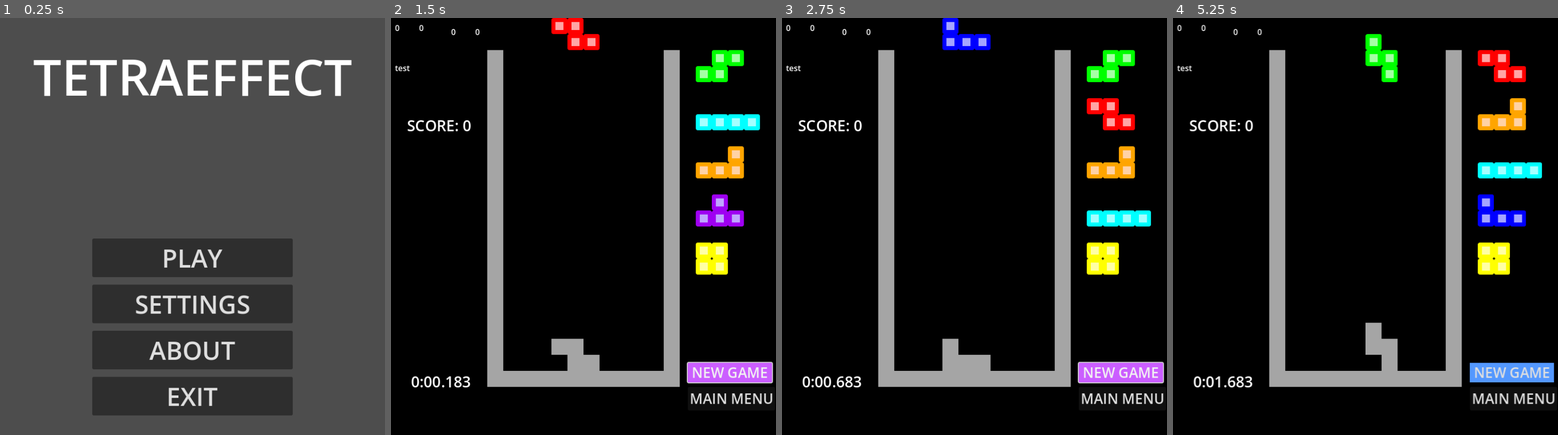
Above: before the commit, frames 1-4 (left to right).
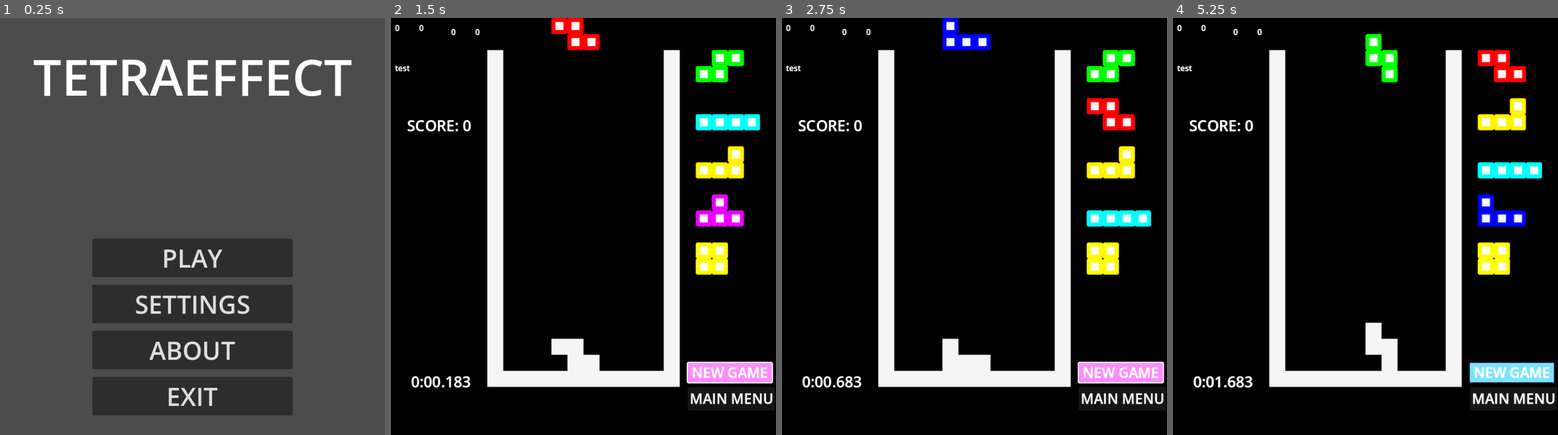
Above: after the commit, the same moments.

Repository: eltonchan1/tetris-elslies-version
Game: Godot game, scene res://tile_map.tscn
The game is run twice, just before and just after one commit, with the same random seed, the same clock (stepped at 60 frames per second) and the same inputs.
Inputs:
- Up to frame 1 (0.25 s): no input
- Up to frame 2 (1.5 s): click "PLAY" at 0.5 s; click "NEW GAME" at 1.25 s
- Up to frame 3 (2.75 s): click "NEW GAME" at 2 s
- Up to frame 4 (5.25 s): click "MAIN MENU" at 2.75 s; click "PLAY" at 3.5 s; tap Enter at 4.25 s; hold Right (right_move) 4.28-5.03 s; tap X (180_rotation) at 4.35 s; hold Left (left_move) from 5.03 s (still down); tap Z (ccw_rotation) at 5.1 s

The runs differ from the first frame. In frame 2, 13% of the frame differs, in the area x 1-100%, y 0-93%; in frame 3, 13%; in frame 4, 13%.

Commit message:
they still arent working kinda

Diff:
--- /dev/null
+++ b/glow.gdshader
@@ -0,0 +1,26 @@
+shader_type canvas_item;
+
+uniform sampler2D SCREEN_TEXTURE : hint_screen_texture, filter_linear_mipmap;
+uniform float trail_persistence : hint_range(0.9, 0.99) = 0.96;
+uniform float glow_strength : hint_range(0.0, 2.0) = 0.5;
+
+void fragment() {
+    vec3 col = texture(SCREEN_TEXTURE, SCREEN_UV).rgb;
+
+    // Apply trail fade
+    col *= trail_persistence;
+
+    // Simple glow
+    vec2 texel_size = 1.0 / vec2(textureSize(SCREEN_TEXTURE, 0));
+    vec3 glow = vec3(0.0);
+    for(float x = -1.0; x <= 1.0; x++) {
+        for(float y = -1.0; y <= 1.0; y++) {
+            glow += texture(SCREEN_TEXTURE, SCREEN_UV + vec2(x, y) * texel_size).rgb;
+        }
+    }
+    glow /= 9.0;
+
+    col += glow * glow_strength;
+
+    COLOR = vec4(col, 1.0);
+}
--- a/hallofmirrors.gdshader
+++ /dev/null
@@ -1,9 +0,0 @@
-shader_type canvas_item;
-
-uniform sampler2D SCREEN_TEXTURE : hint_screen_texture, filter_linear_mipmap;
-uniform float persistence : hint_range(0.9, 0.999) = 0.99;
-
-void fragment() {
-    vec3 previous_frame = texture(SCREEN_TEXTURE, SCREEN_UV).rgb;
-    COLOR = vec4(previous_frame * persistence, 1.0);
-}
--- a/project.godot
+++ b/project.godot
@@ -71,3 +71,7 @@
 "events": [Object(InputEventKey,"resource_local_to_scene":false,"resource_name":"","device":-1,"window_id":0,"alt_press …(192 unchanged characters)…
 ]
 }
+
+[rendering]
+
+viewport/hdr_2d=true
--- a/tile_map.tscn
+++ b/tile_map.tscn
@@ -1,8 +1,9 @@
-[gd_scene load_steps=16 format=4 uid="uid://b4xyptdtg7pl"]
+[gd_scene load_steps=17 format=4 uid="uid://b4xyptdtg7pl"]
 
 [ext_resource type="Texture2D" uid="uid://dqsarqan8qn8u" path="res://assets/tetrisblock.png" id="2_1n30v"]
 [ext_resource type="Script" uid="uid://c3vefdj4ifug0" path="res://tile_map.gd" id="2_35kre"]
 [ext_resource type="Shader" uid="uid://limpibugju4k" path="res://lineclearwave.gdshader" id="3_35kre"]
+[ext_resource type="Shader" uid="uid://dbx5edrhf8nwq" path="res://glow.gdshader" id="4_03na7"]
 
 [sub_resource type="TileSetAtlasSource" id="TileSetAtlasSource_35kre"]
 resource_name = "tetrisblock"
@@ -62,13 +63,10 @@
 shader_parameter/speed = 3.0
 shader_parameter/center = Vector2(0.5, 0.5)
 
-[sub_resource type="Environment" id="Environment_35kre"]
-glow_enabled = true
-glow_levels/2 = 1.0
-glow_levels/4 = 1.0
-glow_intensity = 1.5
-glow_strength = 2.0
-glow_blend_mode = 1
+[sub_resource type="ShaderMaterial" id="ShaderMaterial_03na7"]
+shader = ExtResource("4_03na7")
+shader_parameter/trail_persistence = 0.9900000095367401
+shader_parameter/glow_strength = 0.50000002375
 
 [node name="Main" type="Node2D"]
 script = ExtResource("2_35kre")
@@ -685,8 +683,19 @@
 grow_vertical = 2
 color = Color(1, 1, 1, 0)
 
-[node name="WorldEnvironment" type="WorldEnvironment" parent="."]
-environment = SubResource("Environment_35kre")
+[node name="BackBufferCopy" type="BackBufferCopy" parent="Game"]
+position = Vector2(384, 411.99997)
+scale = Vector2(3.9200003, 4.2)
+copy_mode = 2
+
+[node name="MotionBlurRect" type="ColorRect" parent="Game"]
+z_index = 50
+material = SubResource("ShaderMaterial_03na7")
+offset_left = -224.0
+offset_top = -96.0
+offset_right = 608.0
+offset_bottom = 800.0
+mouse_filter = 2
 
 [connection signal="pressed" from="MainMenu/VBoxContainer/PlayButton" to="." method="_on_play_button_pressed"]
 [connection signal="pressed" from="MainMenu/VBoxContainer/SettingsButton" to="." method="_on_settings_button_pressed"]
Not shown, added: glow.gdshader.uid
Not shown, removed: hallofmirrors.gdshader.uid
